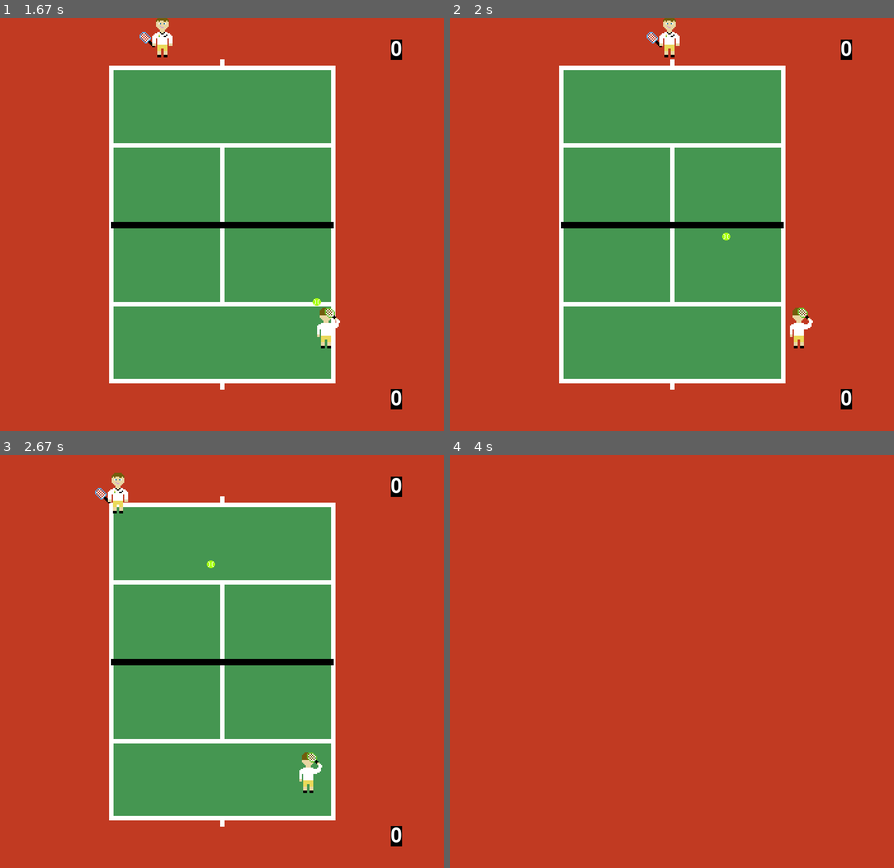
Above: before the commit, frames 1-4 (two rows, left to right).
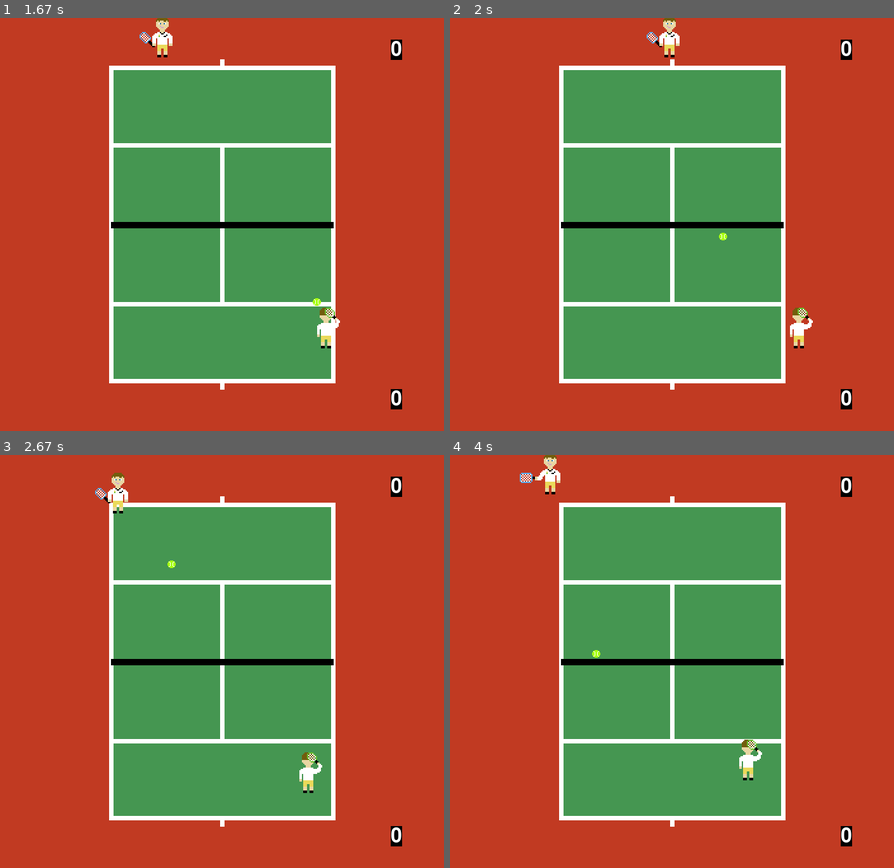
Above: after the commit, the same moments.

Repository: rafaelmcandeias/AASMA
Game: pygame game, started from Tennis_Game/tennis.py
The game is run twice, just before and just after one commit, with the same random seed, the same clock (stepped at 60 frames per second) and the same inputs.
Inputs:
- Up to frame 1 (1.67 s): tap Right Shift at 0.33 s; hold Right 0.67-1.13 s; hold Up 1.17-1.47 s; hold W 1.17-1.47 s; hold Right from 1.5 s (still down); hold D from 1.5 s (still down); tap . at 1.65 s
- Up to frame 2 (2 s): release Right at 1.97 s; release D at 1.97 s
- Up to frame 3 (2.67 s): hold Left 2-2.53 s; hold A 2-2.53 s; hold Down from 2.57 s (still down); hold S from 2.57 s (still down)
- Up to frame 4 (4 s): release Down at 2.87 s; release S at 2.87 s; hold Left 2.9-3.3 s; hold A 2.9-3.3 s; tap . at 3.05 s; hold Up 3.33-3.7 s; hold W 3.33-3.7 s; tap T at 3.48 s; hold Right from 3.73 s (still down); hold D from 3.73 s (still down)

Frame 1 is identical in both runs. In frame 2, less than 0.1% of the frame differs, in the area x 60-64%, y 52-54%; in frame 3, less than 0.1%; in frame 4, 40%, in the area x 15-91%, y 0-95%.

Commit message:
new commit

Diff:
--- a/Tennis_Game/sprites.py
+++ b/Tennis_Game/sprites.py
@@ -245,7 +245,6 @@
 
         #Make the ball slow down
         self.speedy *=  0.99
-        self.speedx *= 0.99
         self.rect = self.rect.move(self.speedx, self.speedy)
 
         # say no one has won yet
